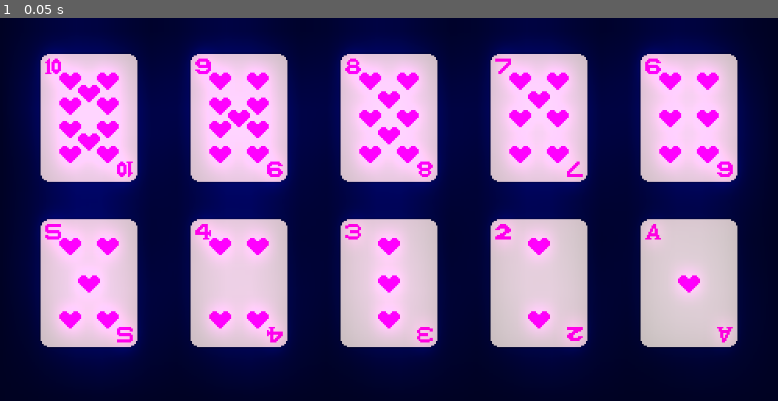
Above: before the commit, frame 1.
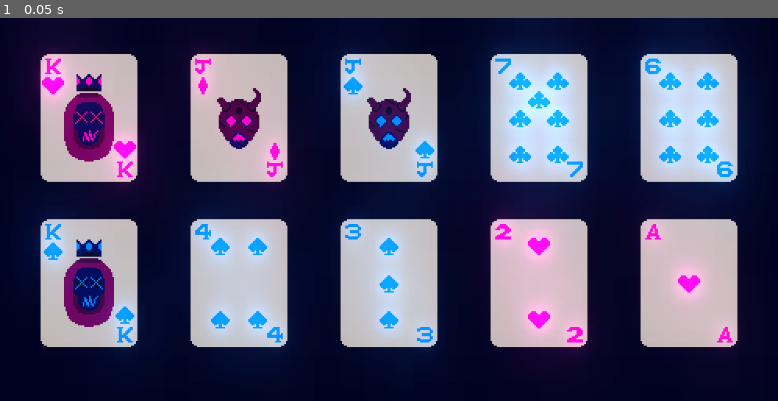
Above: after the commit, the same moment.

Repository: McLovin3/QuipPoker
Game: Godot game, scene res://MainScene.tscn
Same seed, same stepped clock (60 frames per second), same inputs: the game is played once before the commit and once after it.
Inputs:
- Up to frame 1 (0.05 s): no input

The runs differ from the first frame. In frame 1, 39% of the frame differs, in the area x 3-96%, y 0-91%.

Commit message:
Added Kings and Jacks

Diff:
--- a/Card/Card.tscn
+++ b/Card/Card.tscn
@@ -8,5 +8,7 @@
 texture = ExtResource( 1 )
 script = ExtResource( 2 )
 
+[node name="CardBackground" type="Sprite" parent="."]
+
 [node name="CardValue" type="Sprite" parent="."]
 modulate = Color( 2, 2, 2, 1 )
--- a/Card/Scripts/Card.gd
+++ b/Card/Scripts/Card.gd
@@ -1,9 +1,14 @@
 extends Sprite
 
 export var card_value : Texture
+export var card_background : Texture
 
-onready var _card_value : Sprite = $CardValue
+onready var _card_value_sprite : Sprite = $CardValue
+onready var _card_background_sprite : Sprite = $CardBackground
 
 func _ready():
 	if (card_value):
-		_card_value.texture = card_value
+		_card_value_sprite.texture = card_value
+
+	if (card_background):
+		_card_background_sprite.texture = card_background
--- a/WorldEnvironment.tscn
+++ b/GlowEffect.tscn
@@ -5,8 +5,8 @@
 glow_enabled = true
 glow_intensity = 1.5
 glow_strength = 1.3
+glow_blend_mode = 0
 glow_hdr_threshold = 0.9
-glow_hdr_scale = 0.6
 
 [node name="WorldEnvironment" type="WorldEnvironment"]
 environment = SubResource( 1 )
--- a/MainScene.tscn
+++ b/MainScene.tscn
@@ -1,17 +1,19 @@
-[gd_scene load_steps=13 format=2]
+[gd_scene load_steps=15 format=2]
 
 [ext_resource path="res://Card/Card.tscn" type="PackedScene" id=1]
-[ext_resource path="res://WorldEnvironment.tscn" type="PackedScene" id=2]
-[ext_resource path="res://Card/Sprites/Hearts/ThreeOfHearts.png" type="Texture" id=3]
-[ext_resource path="res://Card/Sprites/Hearts/FiveOfHearts.png" type="Texture" id=4]
-[ext_resource path="res://Card/Sprites/Hearts/FourOfHearts.png" type="Texture" id=5]
+[ext_resource path="res://GlowEffect.tscn" type="PackedScene" id=2]
+[ext_resource path="res://Card/Sprites/Clubs/SevenOfClubs.png" type="Texture" id=3]
+[ext_resource path="res://Card/Sprites/Spades/ThreeOfSpades.png" type="Texture" id=4]
+[ext_resource path="res://Card/Sprites/Spades/KingOfSpades.png" type="Texture" id=5]
 [ext_resource path="res://Card/Sprites/Hearts/TwoOfHearts.png" type="Texture" id=6]
-[ext_resource path="res://Card/Sprites/Hearts/NineOfHearts.png" type="Texture" id=7]
-[ext_resource path="res://Card/Sprites/Hearts/TenOfHearts.png" type="Texture" id=8]
-[ext_resource path="res://Card/Sprites/Hearts/EightOfHearts.png" type="Texture" id=9]
+[ext_resource path="res://Card/Sprites/Hearts/KingOfHearts.png" type="Texture" id=7]
+[ext_resource path="res://Card/Sprites/Spades/FourOfSpades.png" type="Texture" id=8]
+[ext_resource path="res://Card/Sprites/Diamonds/JackOfDiamonds.png" type="Texture" id=9]
 [ext_resource path="res://Card/Sprites/Hearts/AceOfHearts.png" type="Texture" id=10]
-[ext_resource path="res://Card/Sprites/Hearts/SevenOfHearts.png" type="Texture" id=11]
-[ext_resource path="res://Card/Sprites/Hearts/SixOfHearts.png" type="Texture" id=12]
+[ext_resource path="res://Card/Sprites/Clubs/SixOfClubs.png" type="Texture" id=11]
+[ext_resource path="res://Card/Sprites/Spades/JackOfSpades.png" type="Texture" id=12]
+[ext_resource path="res://Card/Sprites/Faces/King.png" type="Texture" id=13]
+[ext_resource path="res://Card/Sprites/Faces/Jack.png" type="Texture" id=14]
 
 [node name="Node2D" type="Node2D"]
 
@@ -23,37 +25,41 @@
 
 [node name="Cards" type="Node2D" parent="."]
 
-[node name="TenOfHearts" parent="Cards" instance=ExtResource( 1 )]
+[node name="KingOfSpades" parent="Cards" instance=ExtResource( 1 )]
 position = Vector2( -192, -86 )
+card_value = ExtResource( 7 )
+card_background = ExtResource( 13 )
+
+[node name="JackOfDiamonds" parent="Cards" instance=ExtResource( 1 )]
+position = Vector2( -96, -86 )
+card_value = ExtResource( 9 )
+card_background = ExtResource( 14 )
+
+[node name="JackOfSpades" parent="Cards" instance=ExtResource( 1 )]
+position = Vector2( 0, -86 )
+card_value = ExtResource( 12 )
+card_background = ExtResource( 14 )
+
+[node name="SevenOfClubs" parent="Cards" instance=ExtResource( 1 )]
+position = Vector2( 96, -86 )
+card_value = ExtResource( 3 )
+
+[node name="SixOfClubs" parent="Cards" instance=ExtResource( 1 )]
+position = Vector2( 192, -86 )
+card_value = ExtResource( 11 )
+
+[node name="KingOfSpades2" parent="Cards" instance=ExtResource( 1 )]
+position = Vector2( -192, 20 )
+card_value = ExtResource( 5 )
+card_background = ExtResource( 13 )
+
+[node name="FourOfSpades" parent="Cards" instance=ExtResource( 1 )]
+position = Vector2( -96, 20 )
 card_value = ExtResource( 8 )
 
-[node name="NineOfHearts" parent="Cards" instance=ExtResource( 1 )]
-position = Vector2( -96, -86 )
-card_value = ExtResource( 7 )
-
-[node name="EightOfHearts" parent="Cards" instance=ExtResource( 1 )]
-position = Vector2( 0, -86 )
-card_value = ExtResource( 9 )
-
-[node name="SevenOfHearts" parent="Cards" instance=ExtResource( 1 )]
-position = Vector2( 96, -86 )
-card_value = ExtResource( 11 )
-
-[node name="SixOfHearts" parent="Cards" instance=ExtResource( 1 )]
-position = Vector2( 192, -86 )
-card_value = ExtResource( 12 )
-
-[node name="FiveOfHearts" parent="Cards" instance=ExtResource( 1 )]
-position = Vector2( -192, 20 )
+[node name="ThreeOfSpades" parent="Cards" instance=ExtResource( 1 )]
+position = Vector2( 0, 20 )
 card_value = ExtResource( 4 )
-
-[node name="FourOfHearts" parent="Cards" instance=ExtResource( 1 )]
-position = Vector2( -96, 20 )
-card_value = ExtResource( 5 )
-
-[node name="ThreeOfHearts" parent="Cards" instance=ExtResource( 1 )]
-position = Vector2( 0, 20 )
-card_value = ExtResource( 3 )
 
 [node name="TwoOfHearts" parent="Cards" instance=ExtResource( 1 )]
 position = Vector2( 96, 20 )
Binary file changed: AsepriteSourceFiles/ClubCards/AceOfClubs.aseprite
Binary file changed: AsepriteSourceFiles/ClubCards/EightOfClubs.aseprite
Binary file changed: AsepriteSourceFiles/ClubCards/FiveOfClubs.aseprite
Binary file changed: AsepriteSourceFiles/ClubCards/FourOfClubs.aseprite
Binary file added: AsepriteSourceFiles/ClubCards/JackOfClubs.aseprite
Binary file added: AsepriteSourceFiles/ClubCards/KingOfClubs.aseprite
Binary file changed: AsepriteSourceFiles/ClubCards/NineOfClubs.aseprite
Binary file changed: AsepriteSourceFiles/ClubCards/SevenOfClubs.aseprite
Binary file changed: AsepriteSourceFiles/ClubCards/SixOfClubs.aseprite
Binary file changed: AsepriteSourceFiles/ClubCards/TenOfClubs.aseprite
Binary file changed: AsepriteSourceFiles/ClubCards/ThreeOfClubs.aseprite
Binary file changed: AsepriteSourceFiles/ClubCards/TwoOfClubs.aseprite
(and 109 more such lines)
